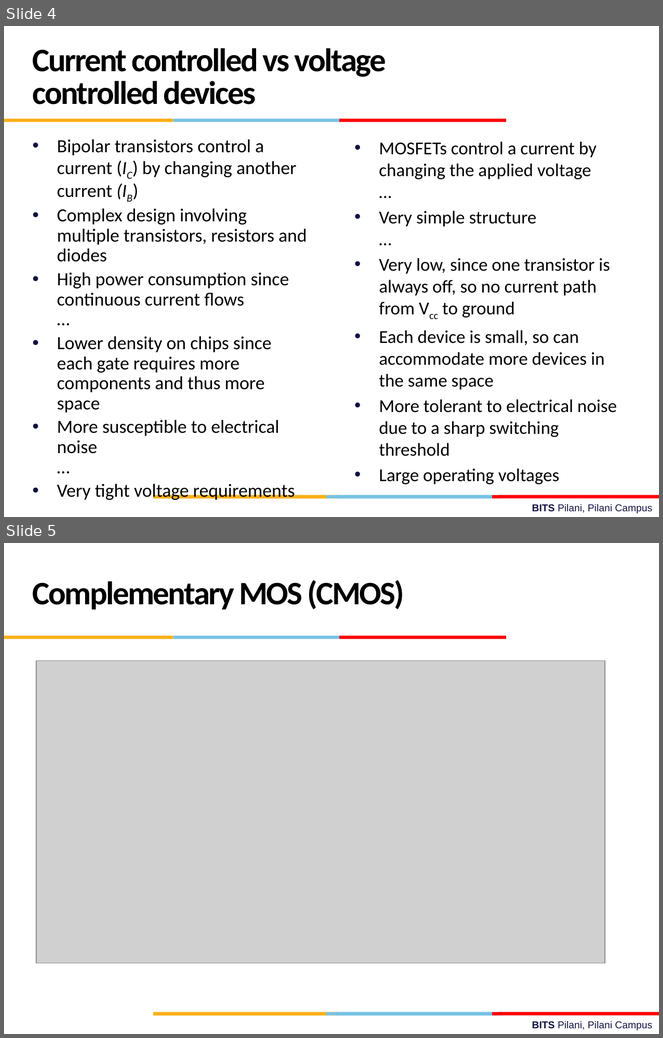
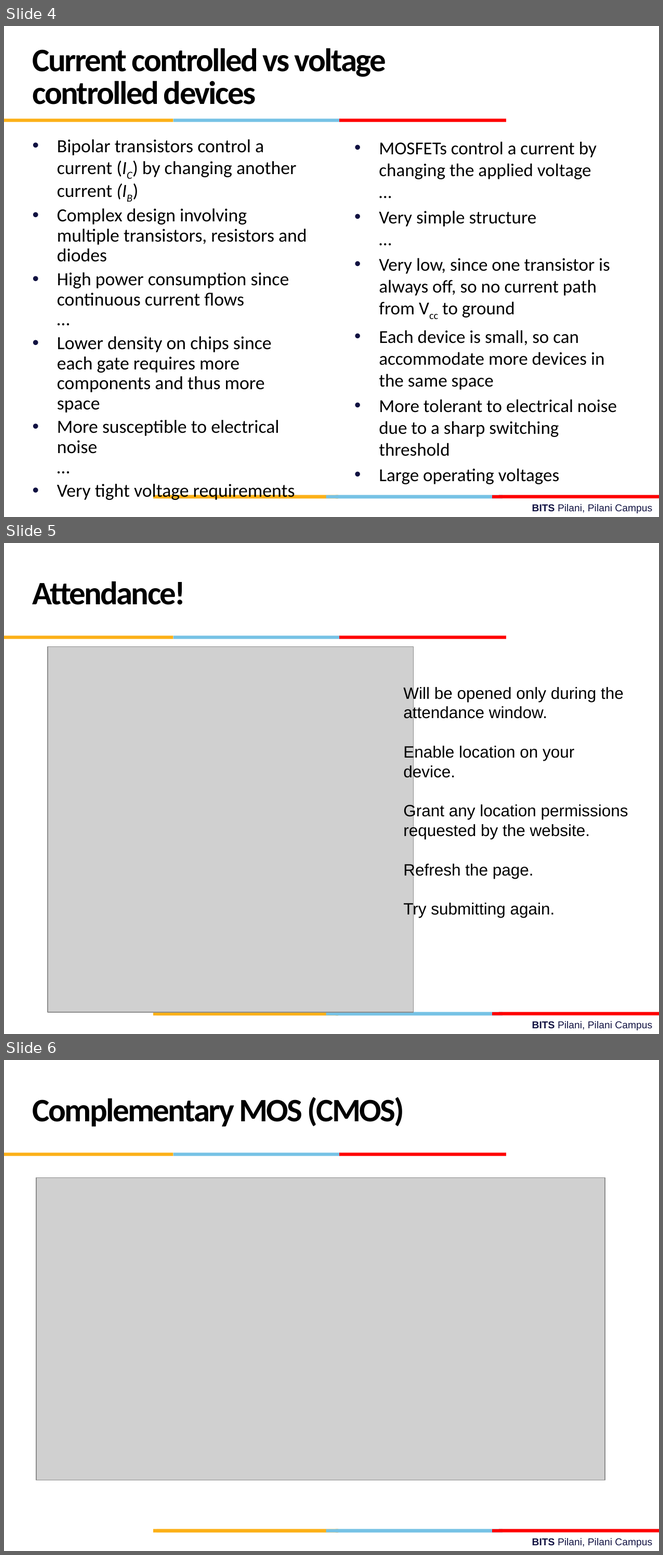
Before and after one commit to csndl-iitd/f2152025, a slide deck: Lec-31.pptx. Shown one above the other, each under a label of ours: slides 4 and 5 before the commit, slides 4, 5 and 6 after it. The pictures are 663x1038 and 663x1555 pixels, drawn with LibreOffice and Linux fonts; fonts in the diff are those of the drawing; grey boxes stand for pictures; background and template pictures are left out. Boxes give left, top, right and bottom in pixels: in the first picture for what was removed or moved away, otherwise in the second. Text is boxed around its words. In the diff, an @@ line names an element or a change of style, - is before the commit and + after.

```diff
--- a/Lec-31.pptx
+++ b/Lec-31.pptx
@@ slide 5 added at <box>4,543,659,1034</box>, background #FFFFFF; not listed: 10 template elements that a slide beside it also shows @@
@@ text added at <box>33,581,186,605</box>, 36 pt, text #000000, bold @@
+Attendance!
@@ picture added at <box>48,646,414,1012</box> @@
@@ text added at <box>403,686,629,918</box>, 18 pt, text #000000 @@
+Will be opened only during the attendance window.
+Enable location on your device.
+Grant any location permissions requested by the website.
+Refresh the page.
+Try submitting again.
@@ what was slide 5 is now slide 6 @@
```
